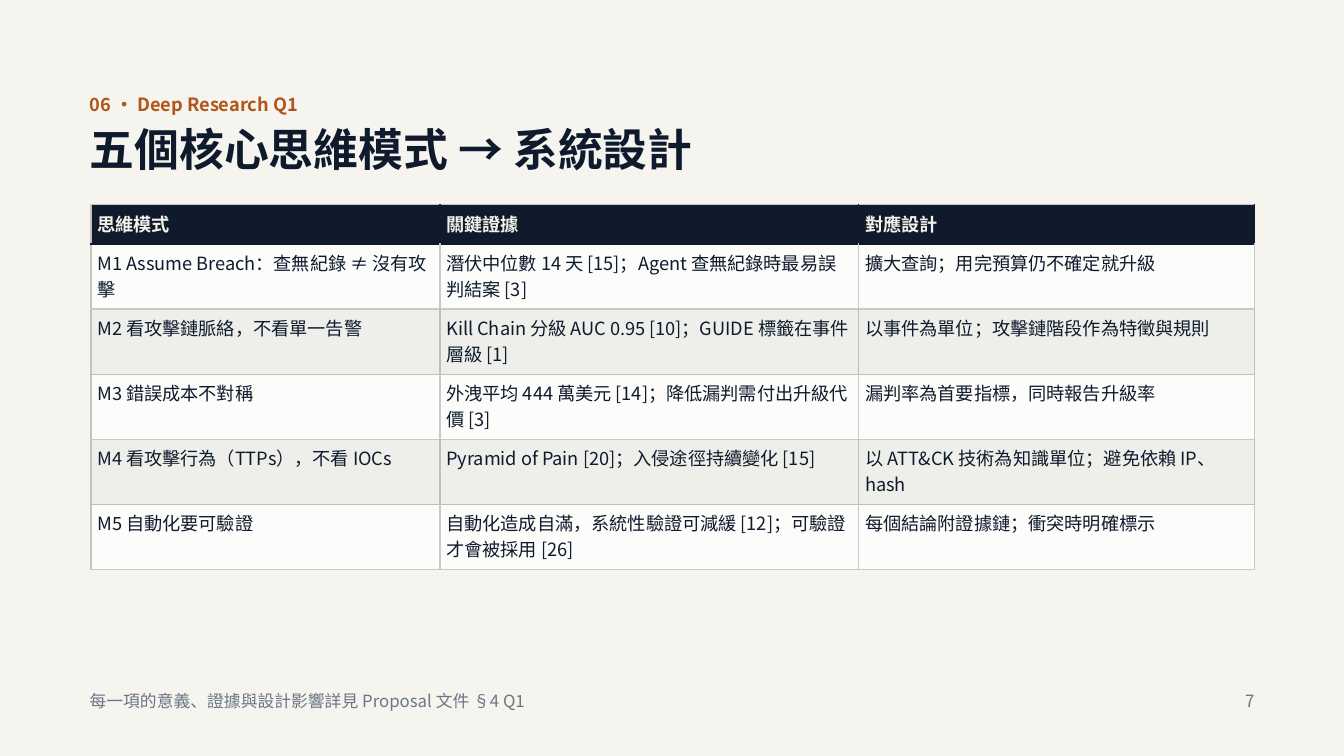
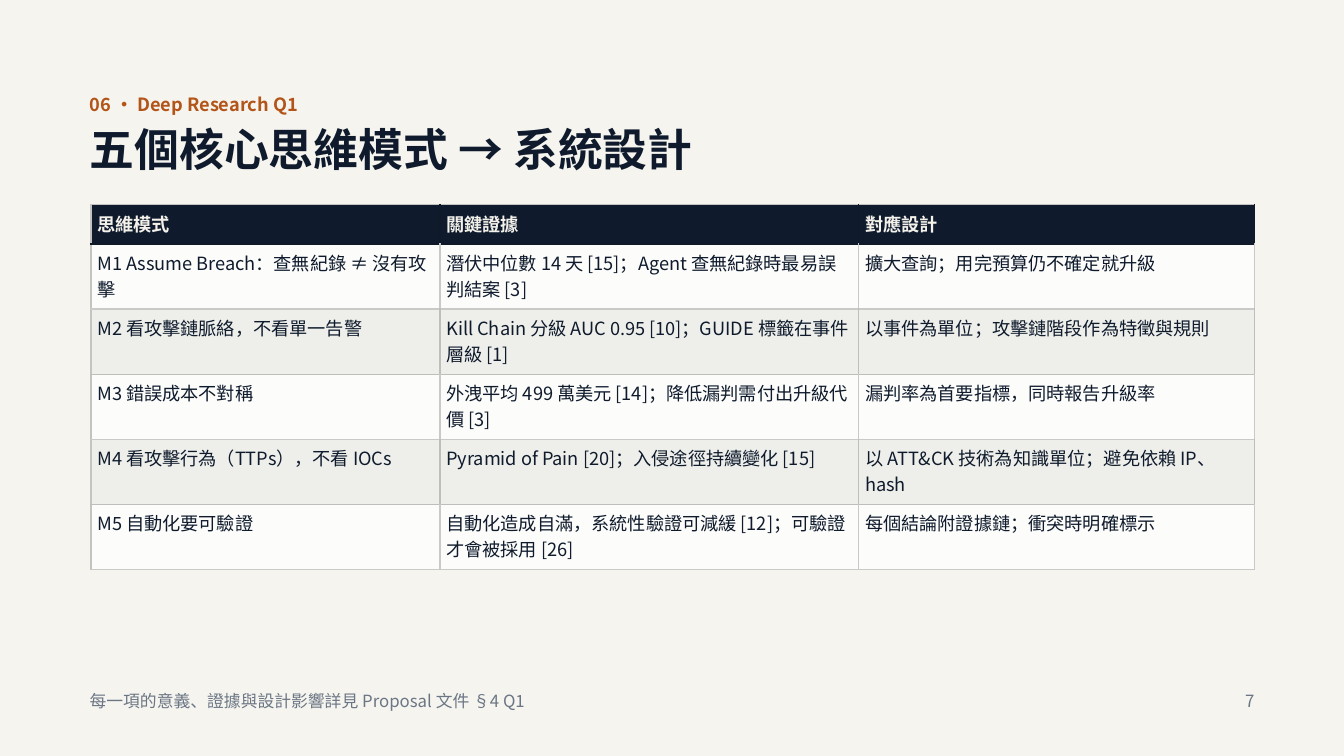
Before and after one commit to jimtaerini/AI_SOC_Analyst_Agent, a slide deck: slide 7 of docs/AI_SOC_Analyst_Agent-Proposal.pptx. Drawn at 1344x756 pixels with LibreOffice and Linux fonts; fonts in the diff are those of the drawing. Boxes give left, top, right and bottom in pixels: in the first picture for what was removed or moved away, otherwise in the second. Text is boxed around its words. In the diff, an @@ line names an element or a change of style, - is before the commit and + after.

```diff
--- a/docs/AI_SOC_Analyst_Agent-Proposal.pptx
+++ b/docs/AI_SOC_Analyst_Agent-Proposal.pptx
@@ table at (x1=91, y1=205, x2=1254, y2=570) @@
-row 4, column 2: 外洩平均 444 萬美元 [14]；降低漏判需付出升級代價 [3]
+row 4, column 2: 外洩平均 499 萬美元 [14]；降低漏判需付出升級代價 [3]
```
Also in this commit, not shown: 4 other slides changed, 1 other file.
